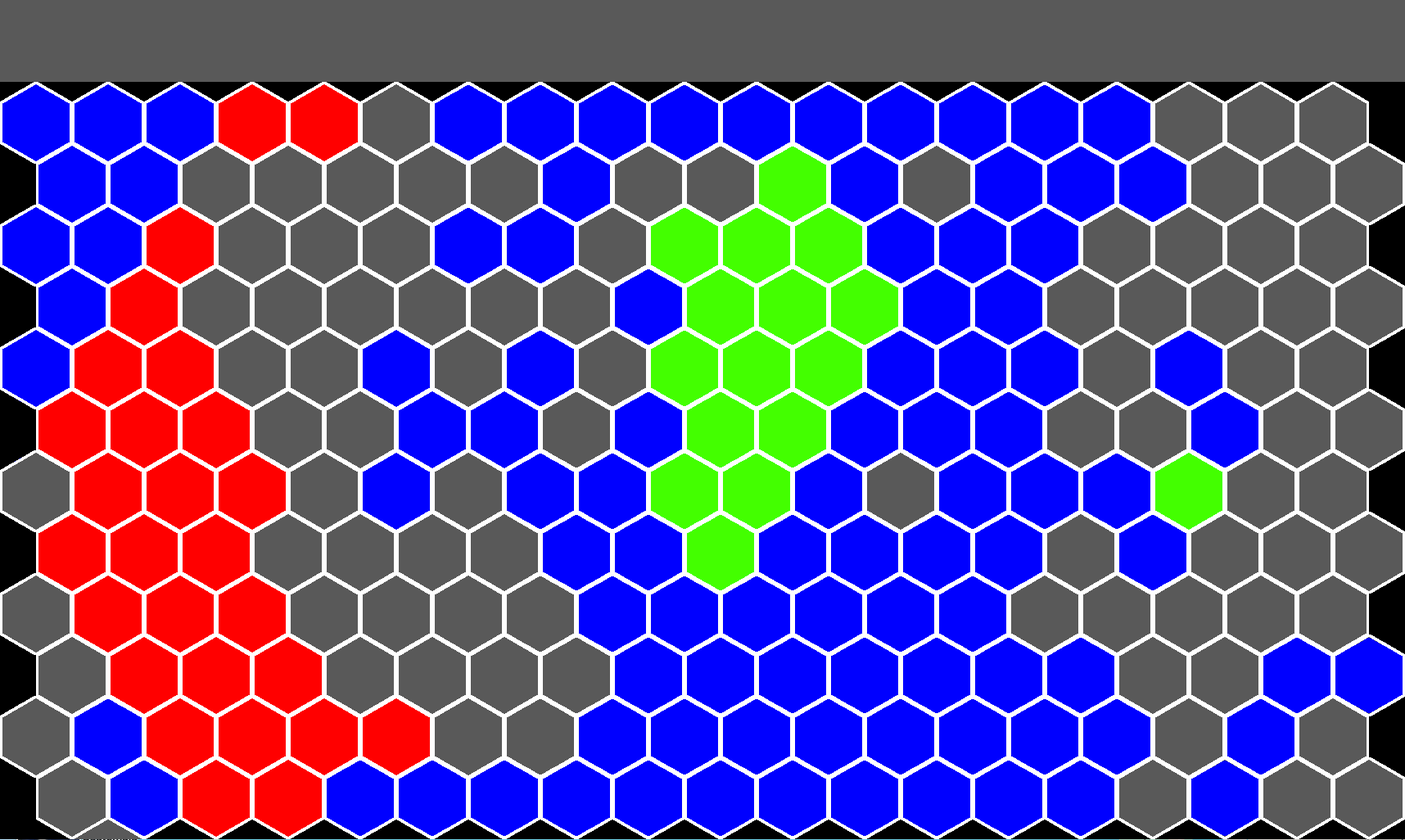
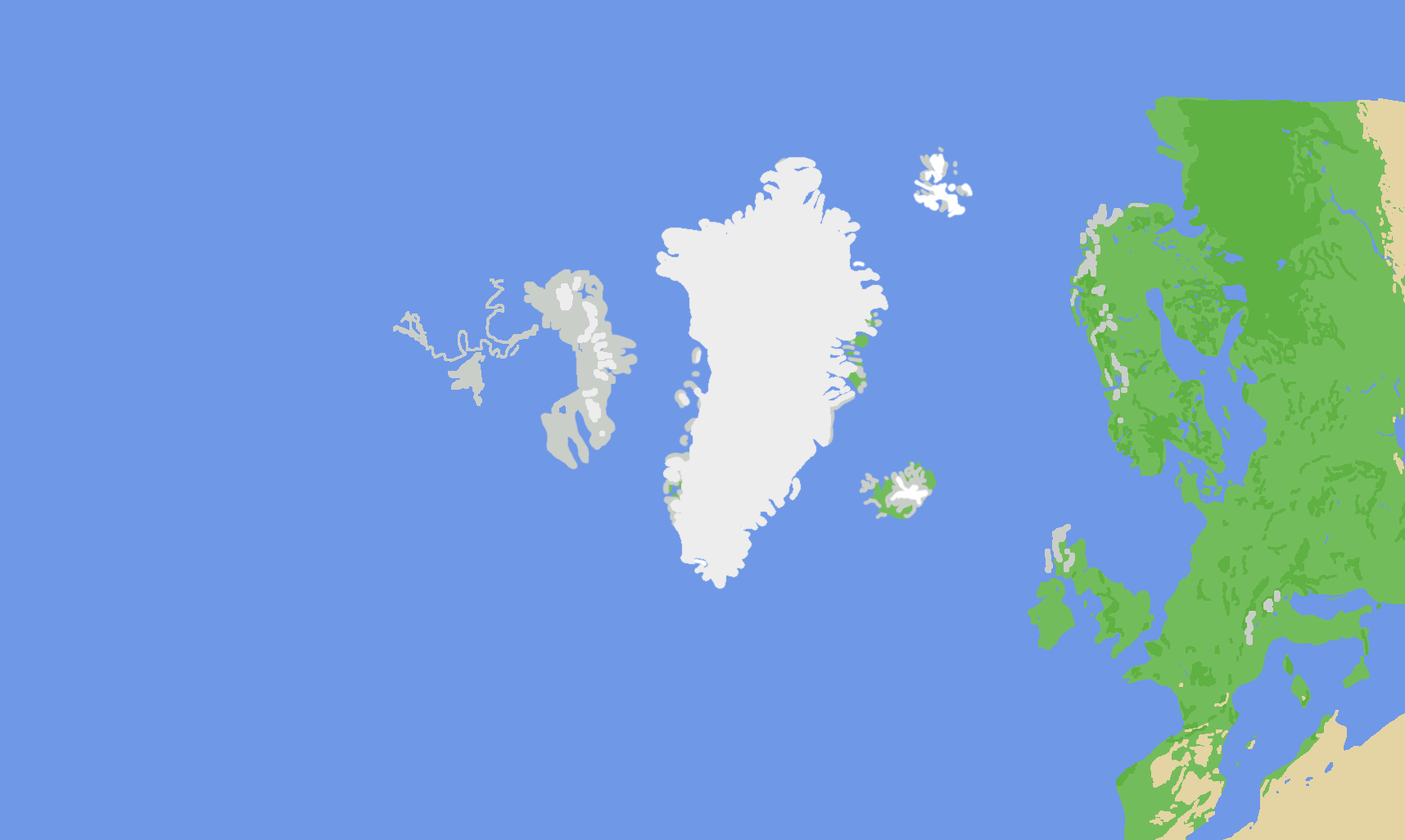
Before/after of a w=1405, h=840 layered artwork. What changed in the layer stack:
hid "hexoutline.png copy", opacity 100% → 19%, painted on it over [0, 81, 1405, 839]
added layer "snow" above "dirt" over [523, 152, 974, 590]
added layer "dirt" above "forrests" over [392, 144, 1281, 645]
added layer "forrests" above "dessert" over [1071, 99, 1405, 786]
added layer "dessert" above "grass" over [1149, 98, 1405, 840]
added layer "grass" above "water" over [666, 96, 1405, 840]
added layer "water" above "outline" over [0, 0, 1405, 840]
added layer "outline" above "Screenshot_2025-09-17_17-48-53.png" over [468, 76, 1405, 840]
painted on "Screenshot_2025-09-17_17-48-53.png" over [497, 16, 1405, 840]
